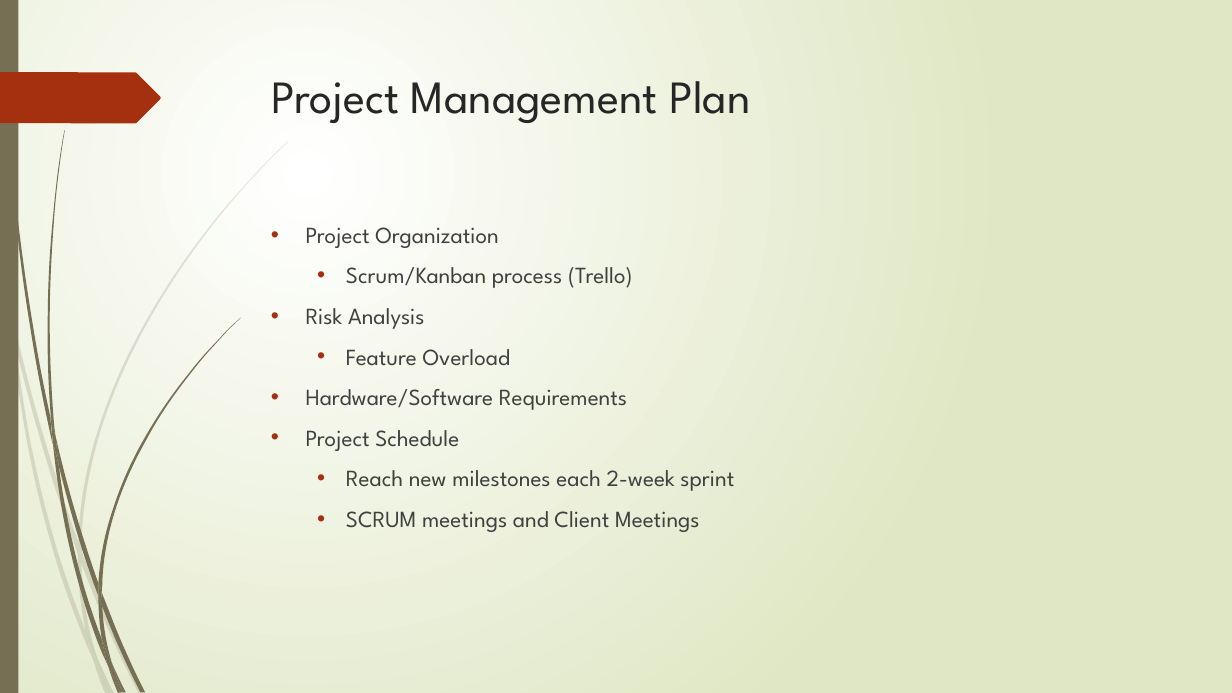
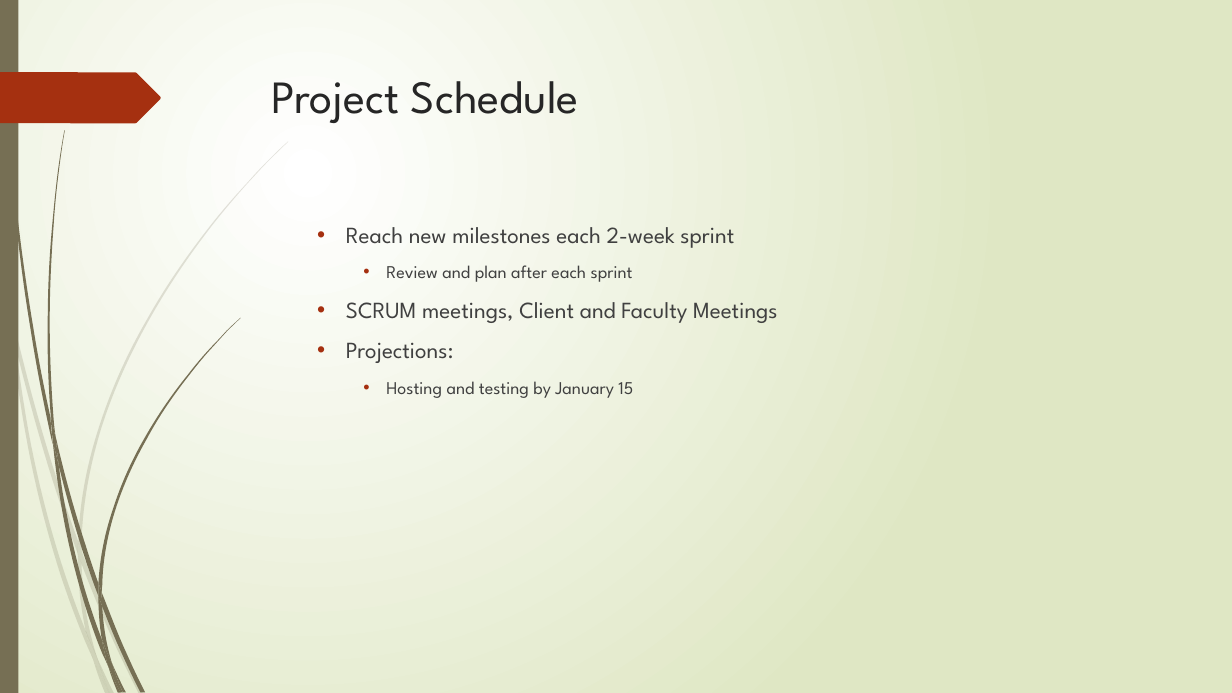
Before and after one commit to cs480GroupCAKE/PIEWebsite, a slide deck: slide 3 of Presentation/12.8.15 Presentation (Revised).pptx (slide 12 before the commit). Drawn at 1232x693 pixels with LibreOffice and Linux fonts; fonts in the diff are those of the drawing. Boxes give left, top, right and bottom in pixels: in the first picture for what was removed or moved away, otherwise in the second. Text is boxed around its words. In the diff, an @@ line names an element or a change of style, - is before the commit and + after.

```diff
--- a/Presentation/12.8.15 Presentation (Revised).pptx
+++ b/Presentation/12.8.15 Presentation (Revised).pptx
@@ title at box(271, 81, 579, 123): text changed @@
-Project Management Plan
+Project Schedule
@@ text at box(306, 227, 633, 451): paragraphs removed @@
-• Project Organization
-  • Scrum/Kanban process (Trello)
-• Risk Analysis
-  • Feature Overload
-• Hardware/Software Requirements
-• Project Schedule
@@ text at box(346, 265, 778, 398): text changed; size 18 to 14 pt @@
-  • SCRUM meetings and Client Meetings
+    • Review and plan after each sprint
+  • SCRUM meetings, Client and Faculty Meetings
+  • Projections:
+    • Hosting and testing by January 15
```
Also in this commit, not shown: 3 other slides changed, 4 slides added, 2 slides removed, 1 other file.
